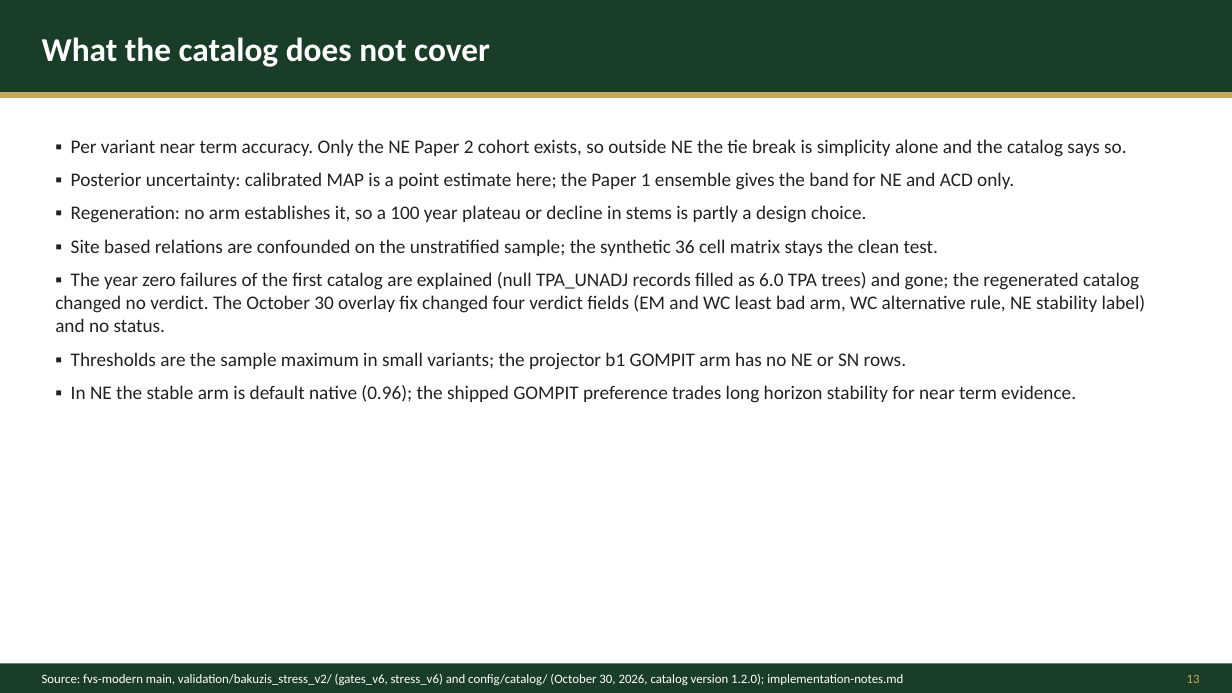
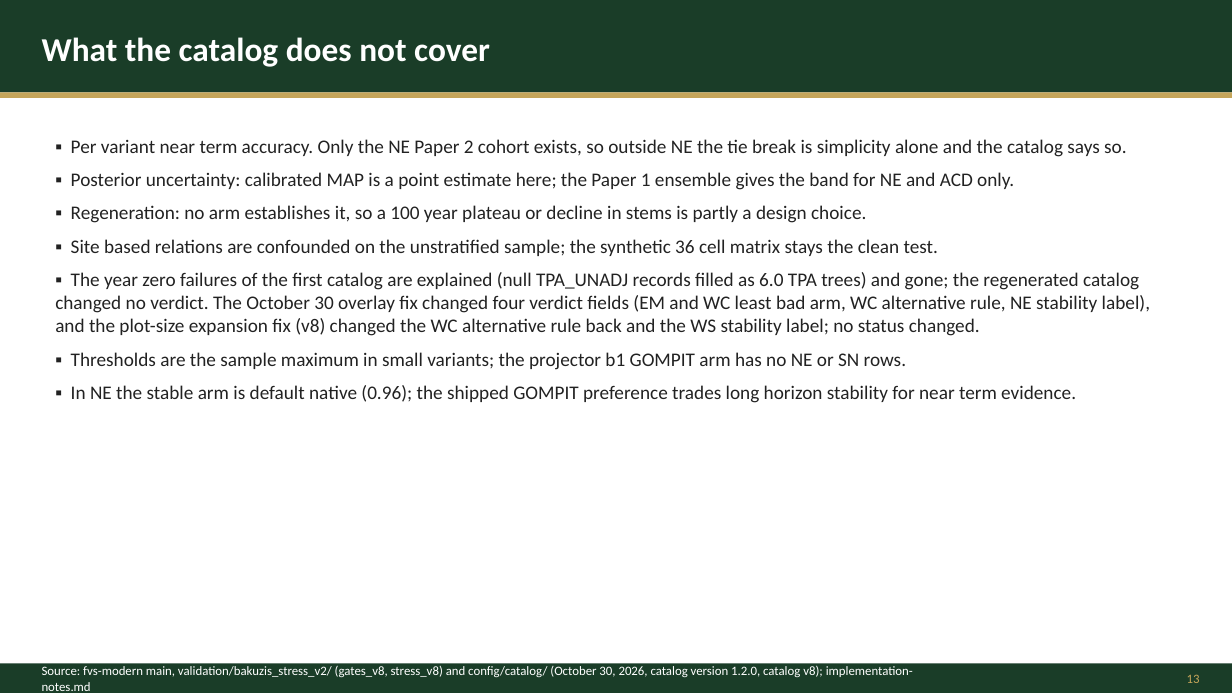
Before and after one commit to advanced-forestry-systems/fvs-modern, a slide deck: slide 13 of validation/bakuzis_stress_v2/release_20261030/deck/2026-10-29_fvs-modern-catalog-deck_DRAFT.pptx. Drawn at 1232x693 pixels with LibreOffice and Linux fonts; fonts in the diff are those of the drawing. Boxes give left, top, right and bottom in pixels: in the first picture for what was removed or moved away, otherwise in the second. Text is boxed around its words. In the diff, an @@ line names an element or a change of style, - is before the commit and + after.

```diff
--- a/validation/bakuzis_stress_v2/release_20261030/deck/2026-10-29_fvs-modern-catalog-deck_DRAFT.pptx
+++ b/validation/bakuzis_stress_v2/release_20261030/deck/2026-10-29_fvs-modern-catalog-deck_DRAFT.pptx
@@ text at (55,272,1150,336): text changed @@
-▪ The year zero failures of the first catalog are explained (null TPA_UNADJ records filled as 6.0 TPA trees) and gone; the regenerated catalog changed no verdict. The October 30 overlay fix changed four verdict fields (EM and WC least bad arm, WC alternative rule, NE stability label) and no status.
+▪ The year zero failures of the first catalog are explained (null TPA_UNADJ records filled as 6.0 TPA trees) and gone; the regenerated catalog changed no verdict. The October 30 overlay fix changed four verdict fields (EM and WC least bad arm, WC alternative rule, NE stability label), and the plot-size expansion fix (v8) changed the WC alternative rule back and the WS stability label; no status changed.
@@ text at (42,666,913,691): text changed @@
-Source: fvs-modern main, validation/bakuzis_stress_v2/ (gates_v6, stress_v6) and config/catalog/ (October 30, 2026, catalog version 1.2.0); implementation-notes.md
+Source: fvs-modern main, validation/bakuzis_stress_v2/ (gates_v8, stress_v8) and config/catalog/ (October 30, 2026, catalog version 1.2.0, catalog v8); implementation-notes.md
```
Also in this commit, not shown: 12 other slides changed, 36 other files.
